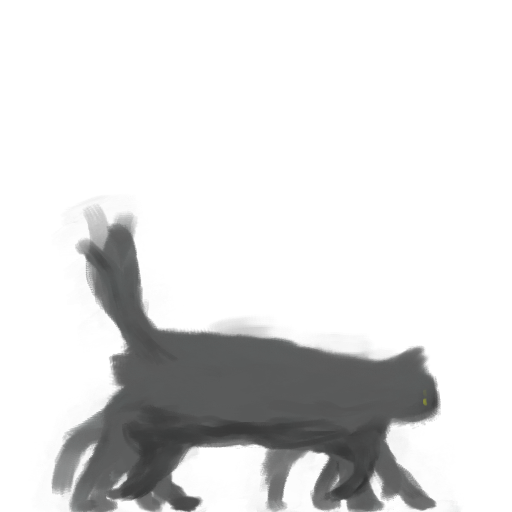
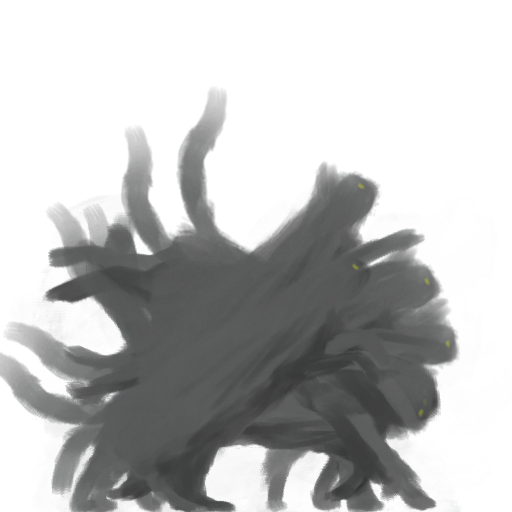
Layer changes from the first 512x512 image to the second:
added group "jump1" with 1 layers above "jump2" over [0,185,511,512]
added layer "Layer 2" (1st of 9, in "jump1") in group "jump1" over [0,185,511,512]
added group "jump2" with 1 layers above "fall1" over [0,121,511,512]
added layer "Layer 2" (2nd of 9, in "jump2") in group "jump2" over [0,121,511,512]
added group "fall1" with 1 layers above "fall2" over [30,185,511,512]
added layer "Layer 2" (3rd of 9, in "fall1") in group "fall1" over [30,185,511,512]
added group "fall2" with 1 layers above "fall3" over [0,121,511,512]
added layer "Layer 2" (4th of 9, in "fall2") in group "fall2" over [0,121,511,512]
added group "fall3" with 1 layers above "walk4" over [0,86,478,512]
added layer "Layer 2" (5th of 9, in "fall3") in group "fall3" over [0,86,478,512]
removed layer "Layer 5" (1st of 4, in "walk4") from group "walk4" over [414,386,468,447]
painted on "Layer 2" (6th of 9, in "walk4") over [0,128,511,512]
removed layer "Layer 5" (2nd of 4, in "walk3") from group "walk3" over [414,377,470,441]
painted on "Layer 2" (7th of 9, in "walk3") over [0,183,481,512]
removed layer "Layer 5" (3rd of 4, in "walk2") from group "walk2" over [414,377,470,441]
painted on "Layer 2" (8th of 9, in "walk2") over [0,185,481,512]
removed layer "Layer 5" (4th of 4, in "walk1") from group "walk1" over [414,377,470,441]
painted on "Layer 2" (9th of 9, in "walk1") over [30,185,478,512]
